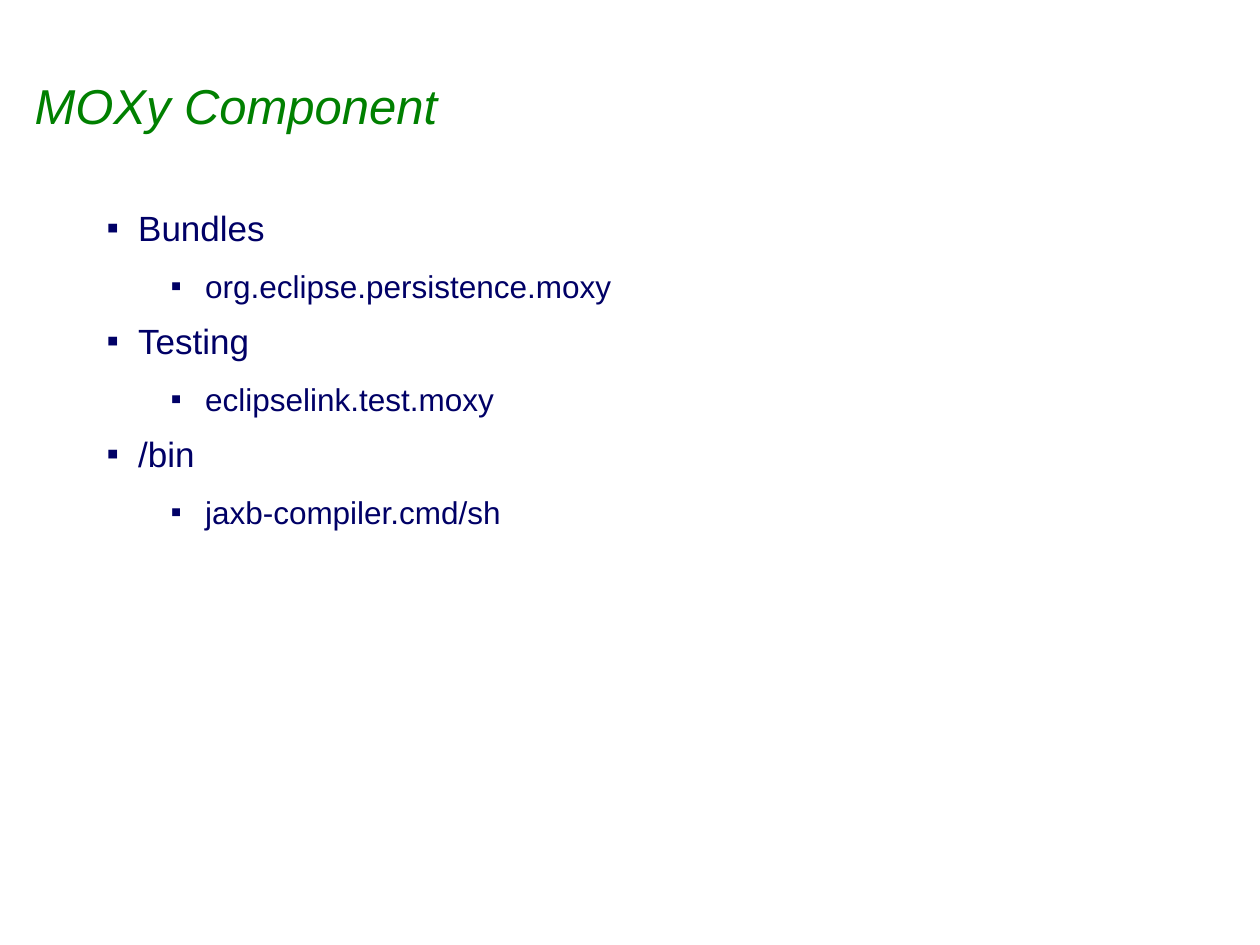
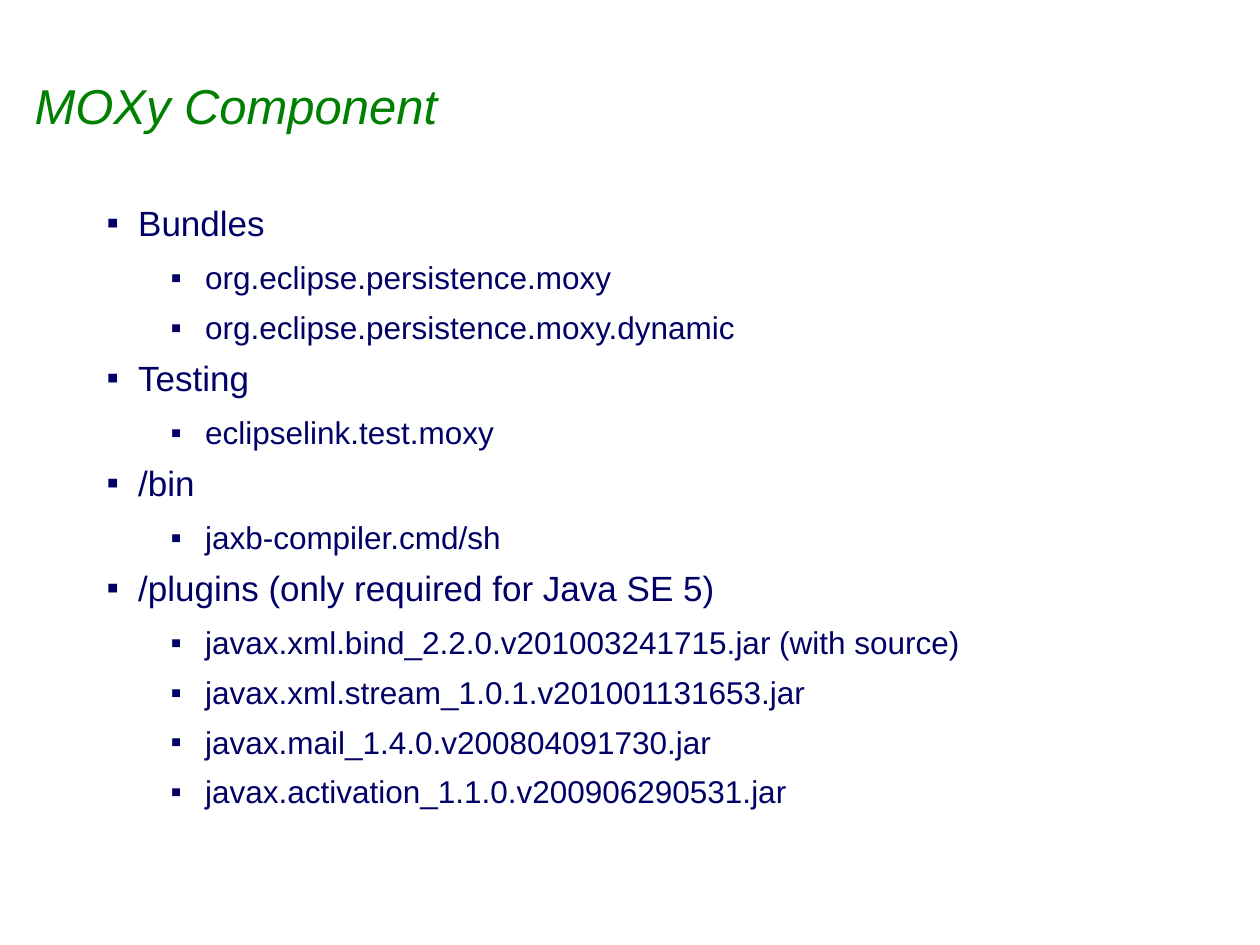
Before and after one commit to sabineheider/incubator, a slide deck: slide 6 of summit-2010/EclipseLink_Project_Overview.ppt (slide 8 before the commit). Drawn at 1260x945 pixels with LibreOffice and Linux fonts; fonts in the diff are those of the drawing; background and template pictures are left out. Boxes give left, top, right and bottom in pixels: in the first picture for what was removed or moved away, otherwise in the second. Text is boxed around its words. In the diff, an @@ line names an element or a change of style, - is before the commit and + after.

Commit message:
Bug 312854 EclipseLink Summit - Updated Component Overview Slides

```diff
--- a/summit-2010/EclipseLink_Project_Overview.ppt
+++ b/summit-2010/EclipseLink_Project_Overview.ppt
@@ text at <box>138,210,611,555</box>: line spacing 1 to 0.9 @@
@@ text at <box>205,316,735,345</box>: paragraph added @@
+  ▪ org.eclipse.persistence.moxy.dynamic
@@ text at <box>138,575,959,809</box>: paragraphs added @@
+▪ /plugins (only required for Java SE 5)
+  ▪ javax.xml.bind_2.2.0.v201003241715.jar (with source)
+  ▪ javax.xml.stream_1.0.1.v201001131653.jar
+  ▪ javax.mail_1.4.0.v200804091730.jar
+  ▪ javax.activation_1.1.0.v200906290531.jar
```
Also in this commit, not shown: 2 other slides changed, 2 slides added, 17 slides removed.
